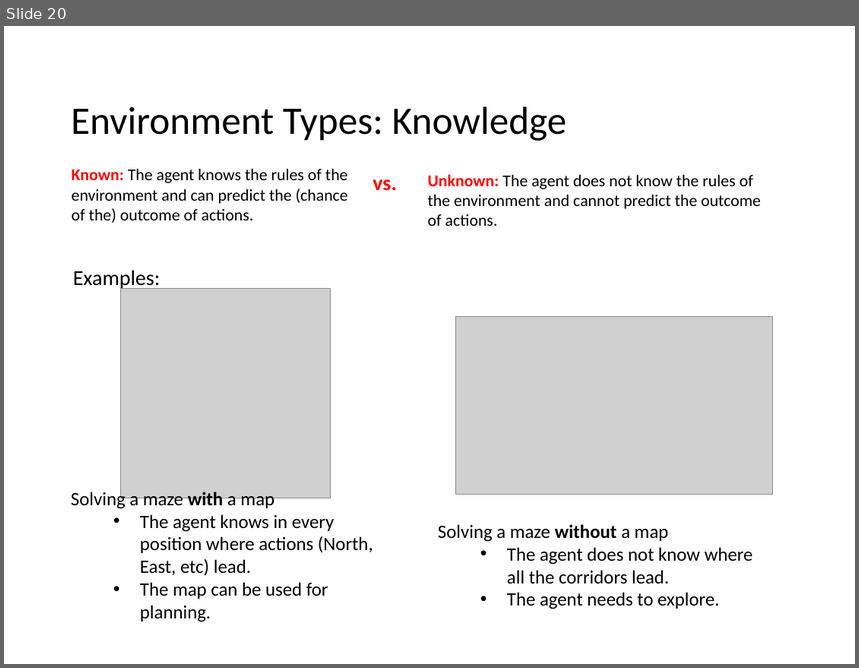
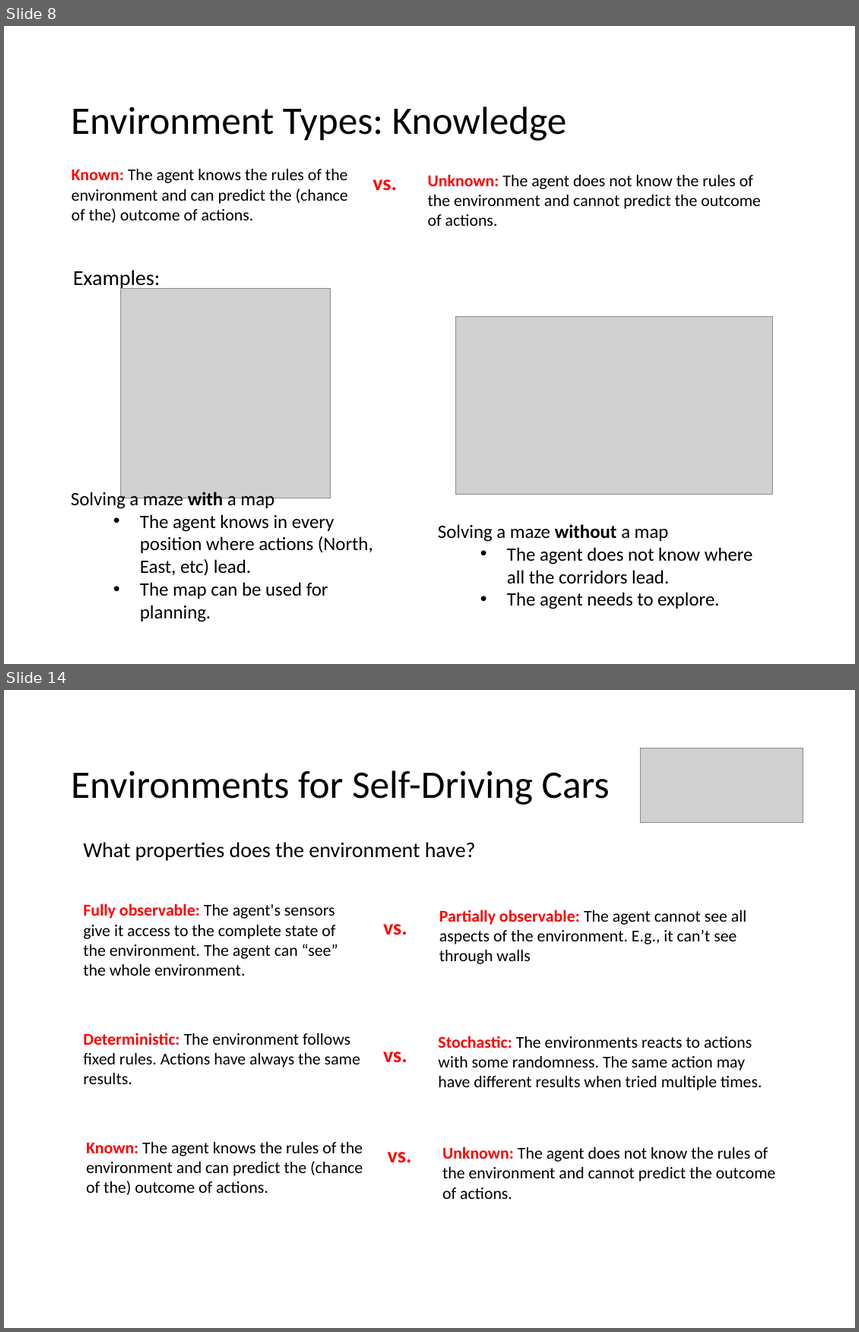
Before and after one commit to mhahsler/Introduction_to_Artificial_Intelligence, a slide deck: slides/discussion/02_agents_discussion.pptx. Shown one above the other, each under a label of ours: slide 20 before the commit, slides 8 and 14 after it; the slides between them are not shown. The pictures are 859x668 and 859x1332 pixels, drawn with LibreOffice and Linux fonts; fonts in the diff are those of the drawing; grey boxes stand for pictures. Boxes give left, top, right and bottom in pixels: in the first picture for what was removed or moved away, otherwise in the second. Text is boxed around its words. In the diff, an @@ line names an element or a change of style, - is before the commit and + after.

```diff
--- a/slides/discussion/02_agents_discussion.pptx
+++ b/slides/discussion/02_agents_discussion.pptx
@@ slide 14 added at bbox=[4, 690, 855, 1328], background #FFFFFF @@
@@ picture added at bbox=[641, 749, 804, 824] @@
@@ title added at bbox=[71, 771, 610, 805], 33 pt, text #000000 @@
+Environments for Self-Driving Cars
@@ text added at bbox=[83, 842, 476, 861], 18 pt, text #000000 @@
+What properties does the environment have?
@@ text added at bbox=[83, 904, 338, 976], 14 pt, text #000000 @@
+Fully observable: The agent's sensors give it access to the complete state of the environment. The agent can “see” the whole environment.
@@ text added at bbox=[439, 910, 747, 964], 14 pt, text #000000 @@
+Partially observable: The agent cannot see all aspects of the environment. E.g., it can’t see through walls
@@ text added at bbox=[383, 924, 408, 935], 18 pt, text #FF0000, bold @@
+vs.
@@ text added at bbox=[83, 1033, 360, 1084], 14 pt, text #000000 @@
+Deterministic: The environment follows fixed rules. Actions have always the same results.
@@ text added at bbox=[383, 1052, 408, 1063], 18 pt, text #FF0000, bold @@
+vs.
@@ text added at bbox=[438, 1036, 762, 1091], 14 pt, text #000000 @@
+Stochastic: The environments reacts to actions with some randomness. The same action may have different results when tried multiple times.
@@ text added at bbox=[86, 1142, 363, 1195], 14 pt, text #000000 @@
+Known: The agent knows the rules of the environment and can predict the (chance of the) outcome of actions.
@@ text added at bbox=[388, 1152, 412, 1163], 18 pt, text #FF0000, bold @@
+vs.
@@ text added at bbox=[443, 1147, 776, 1199], 14 pt, text #000000 @@
+Unknown: The agent does not know the rules of the environment and cannot predict the outcome of actions.
@@ what was slide 20 is now slide 8 @@
```
Also in this commit, not shown: 11 slides changed, 10 other slides added, 31 slides removed, 1 other file.
